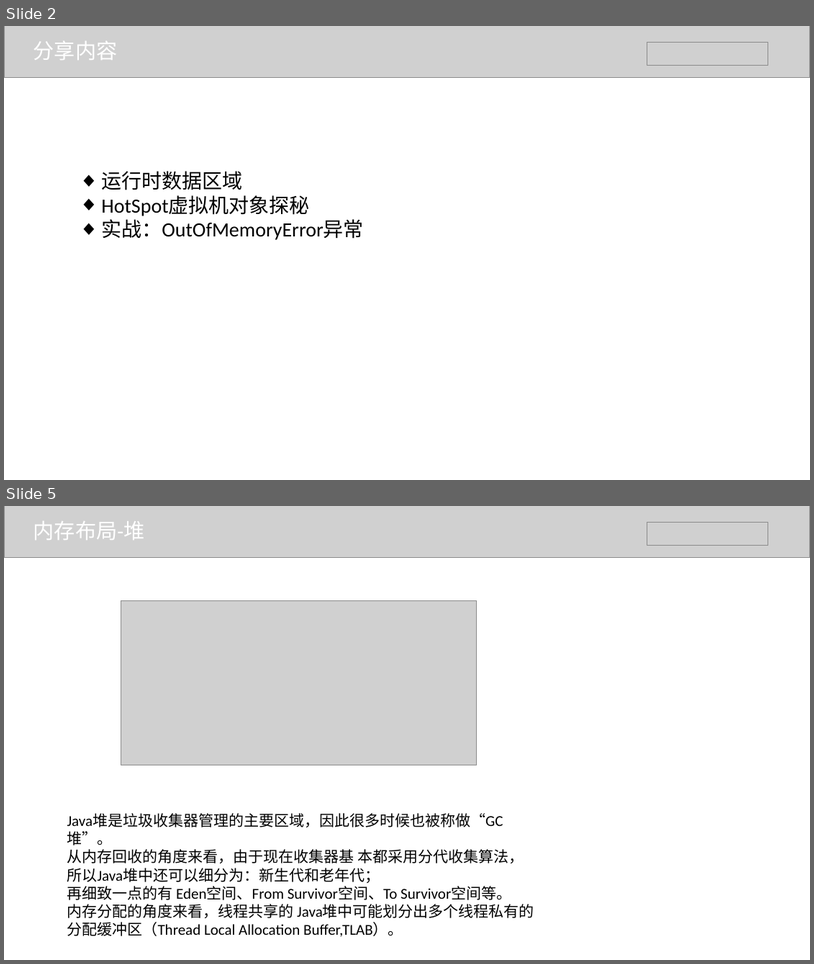
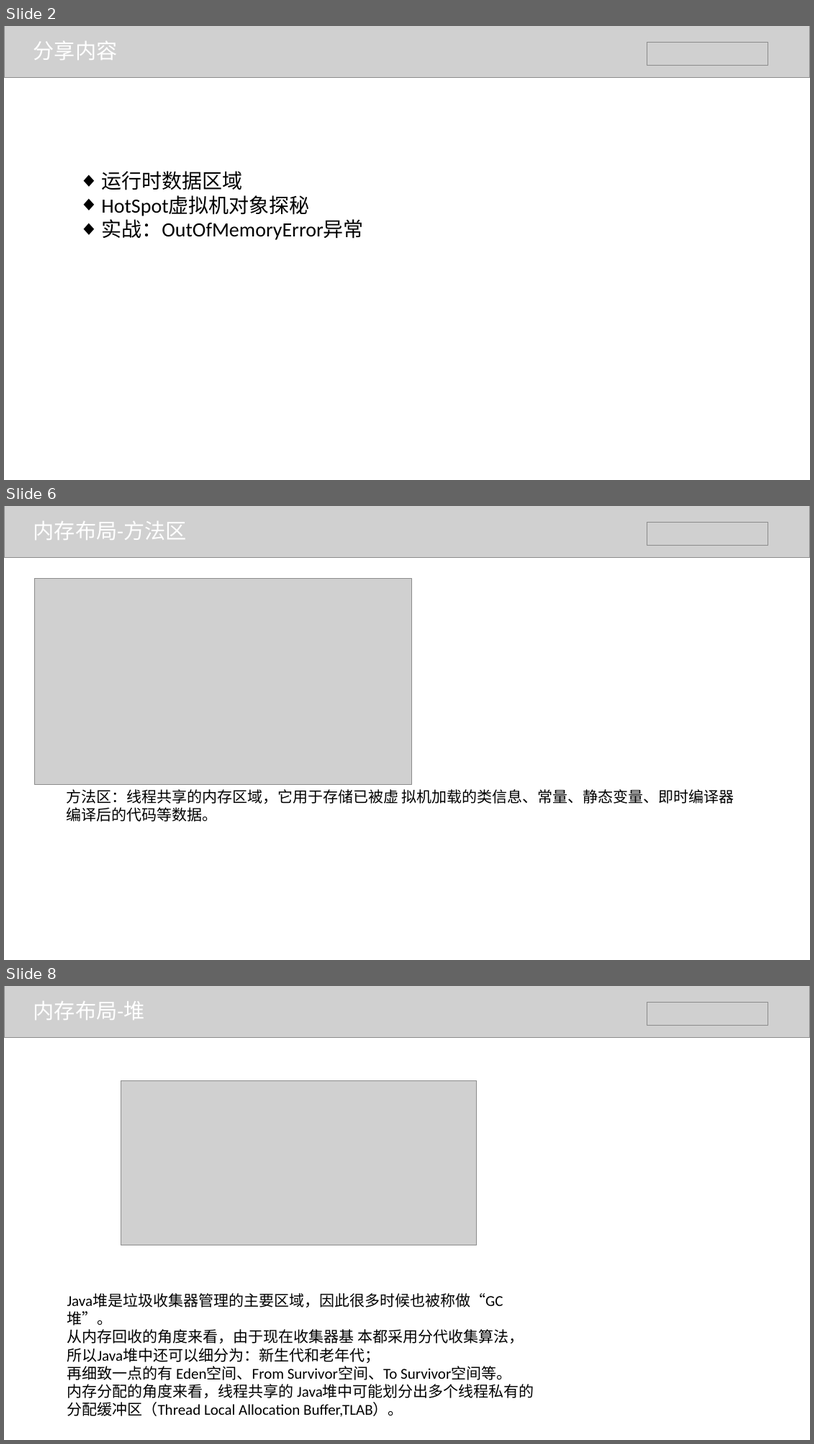
Before and after one commit to BraveMing/transfer-station, a slide deck: jvm/jvm内存管理-谭维明.pptx. Shown one above the other, each under a label of ours: slides 2 and 5 before the commit, slides 2, 6 and 8 after it; the slides between them are not shown. The pictures are 814x964 and 814x1444 pixels, drawn with LibreOffice and Linux fonts; fonts in the diff are those of the drawing; grey boxes stand for pictures. Boxes give left, top, right and bottom in pixels: in the first picture for what was removed or moved away, otherwise in the second. Text is boxed around its words. In the diff, an @@ line names an element or a change of style, - is before the commit and + after.

```diff
--- a/jvm/jvm内存管理-谭维明.pptx
+++ b/jvm/jvm内存管理-谭维明.pptx
@@ slide 6 added at bbox=[4, 506, 810, 960], background #FFFFFF @@
@@ picture added at bbox=[4, 506, 810, 557] @@
@@ text added at bbox=[34, 521, 187, 540], 25 pt, text #FFFFFF @@
+内存布局-方法区
@@ picture added at bbox=[647, 523, 769, 545] @@
@@ picture added at bbox=[34, 578, 412, 784] @@
@@ text added at bbox=[66, 789, 735, 821], 18 pt, text #000000 @@
+方法区：线程共享的内存区域，它用于存储已被虚 拟机加载的类信息、常量、静态变量、即时编译器编译后的代码等数据。
@@ what was slide 5 is now slide 8 @@
```
Also in this commit, not shown: 2 slides changed, 6 other slides added.
